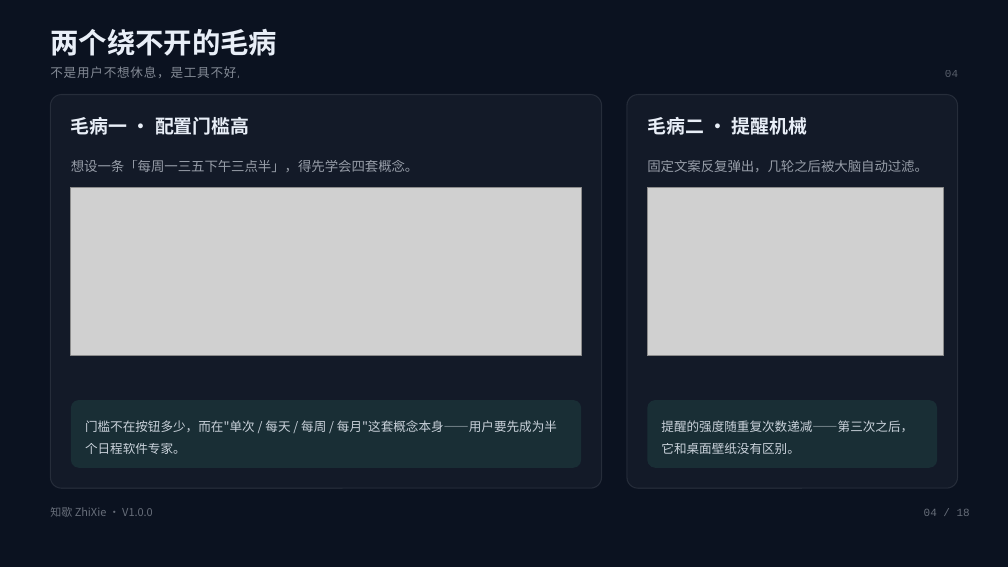
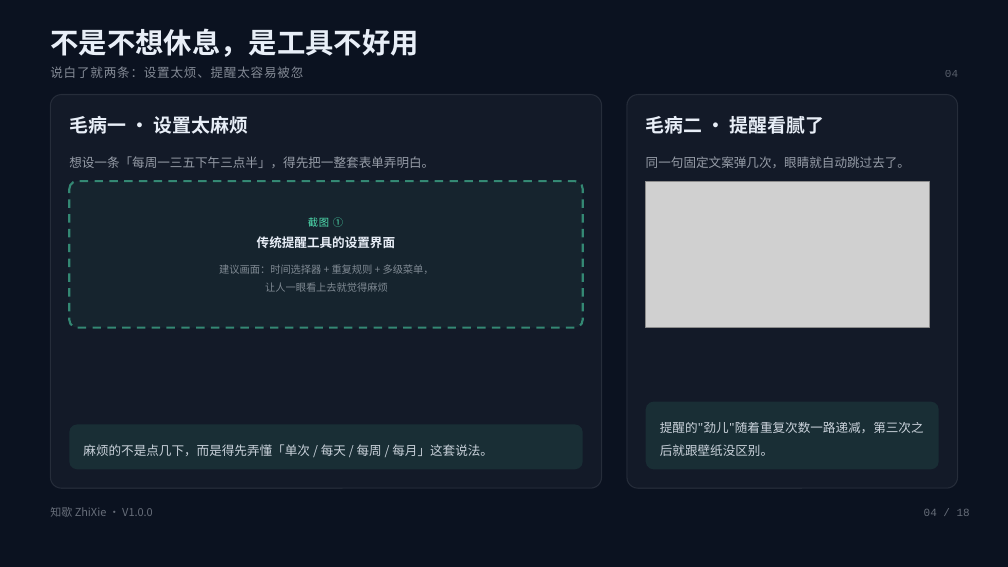
Before and after one commit to Smileher/ZhiXie, a slide deck: slide 4 of 参赛材料/知歇-路演/知歇-路演.pptx. Drawn at 1008x567 pixels with LibreOffice and Linux fonts; fonts in the diff are those of the drawing; grey boxes stand for pictures. Boxes give left, top, right and bottom in pixels: in the first picture for what was removed or moved away, otherwise in the second. Text is boxed around its words. In the diff, an @@ line names an element or a change of style, - is before the commit and + after.

Commit message:
docs: 参赛材料改版为使用流程主线
- PPT 18 页全篇重写：分章改为「这是什么给谁用 / 怎么用：从一句话到弹窗 / 做得怎么样」，
  主线聚焦功能模块、实际使用流程与应用场景；完成度（官网下载、双平台、138 项检查）前移到 P5/P14
- 新增 16 处带编号与画面说明的截图占位框（①–⑯），供作者自行截图替换
- 技术名词集中到 P15 技术原理速览与 P16 校验层两页，其余页面全部改为通俗表达
- STORY.md / DESIGN.md 同步重写，DESIGN 新增截图占位框规范
- 05-路演PPT大纲、08-现场演示脚本、02-使用说明同步修订并重出 Word

```diff
--- a/参赛材料/知歇-路演/知歇-路演.pptx
+++ b/参赛材料/知歇-路演/知歇-路演.pptx
@@ text at [50,28,419,57]: text changed; size 12 to 27 pt; text colour #E8EEF7 at 55% opacity to #E8EEF7; bold on @@
-不是用户不想休息，是工具不好用
+不是不想休息，是工具不好用
@@ text removed at [50,29,277,56] @@
-两个绕不开的毛病
@@ text added at [50,66,316,78], 12 pt, text #E8EEF7 at 55% opacity @@
+说白了就两条：设置太烦、提醒太容易被忽略
@@ text at [69,116,247,134]: text changed @@
-毛病一 · 配置门槛高
+毛病一 · 设置太麻烦
@@ text at [646,116,824,134]: text changed @@
-毛病二 · 提醒机械
+毛病二 · 提醒看腻了
@@ text at [69,156,434,168]: text changed; size 12.8 to 12 pt @@
-想设一条「每周一三五下午三点半」，得先学会四套概念。
+想设一条「每周一三五下午三点半」，得先把一整套表单弄明白。
@@ text at [646,156,910,168]: text changed; size 12.8 to 12 pt @@
-固定文案反复弹出，几轮之后被大脑自动过滤。
+同一句固定文案弹几次，眼睛就自动跳过去了。
@@ rounded rectangle added at [70,181,583,328], fill #4FE0B0 at 5% opacity, outline #4FE0B0 2 pt dashed @@
@@ picture removed at [71,188,582,356] @@
@@ picture: place and size @@
-picture at [647,188,944,356]
+picture at [646,181,929,328]
@@ text added at [257,236,395,248], 12 pt, text #E8EEF7, bold @@
+传统提醒工具的设置界面
@@ text added at [308,217,343,227], 9.8 pt, text #4FE0B0 @@
+截图 ①
@@ text added at [219,264,434,292], 9.8 pt, text #E8EEF7 at 50% opacity @@
+建议画面：时间选择器 + 重复规则 + 多级菜单，
+让人一眼看上去就觉得麻烦
@@ rounded rectangle: place and size @@
-rounded rectangle at [71,400,582,468]
+rounded rectangle at [70,424,583,469]
@@ rounded rectangle at [70,424,583,469]: proportions changed @@
@@ text at [83,444,493,456]: text changed @@
-门槛不在按钮多少，而在"单次 / 每天 / 每周 / 每月"这套概念本身——用户要先成为半个日程软件专家。
+麻烦的不是点几下，而是得先弄懂「单次 / 每天 / 每周 / 每月」这套说法。
@@ text at [660,422,924,456]: text changed @@
-提醒的强度随重复次数递减——第三次之后，它和桌面壁纸没有区别。
+提醒的"劲儿"随着重复次数一路递减，第三次之后就跟壁纸没区别。
```
Also in this commit, not shown: 3 other slides changed, 14 slides added, 14 slides removed, 44 other files.
